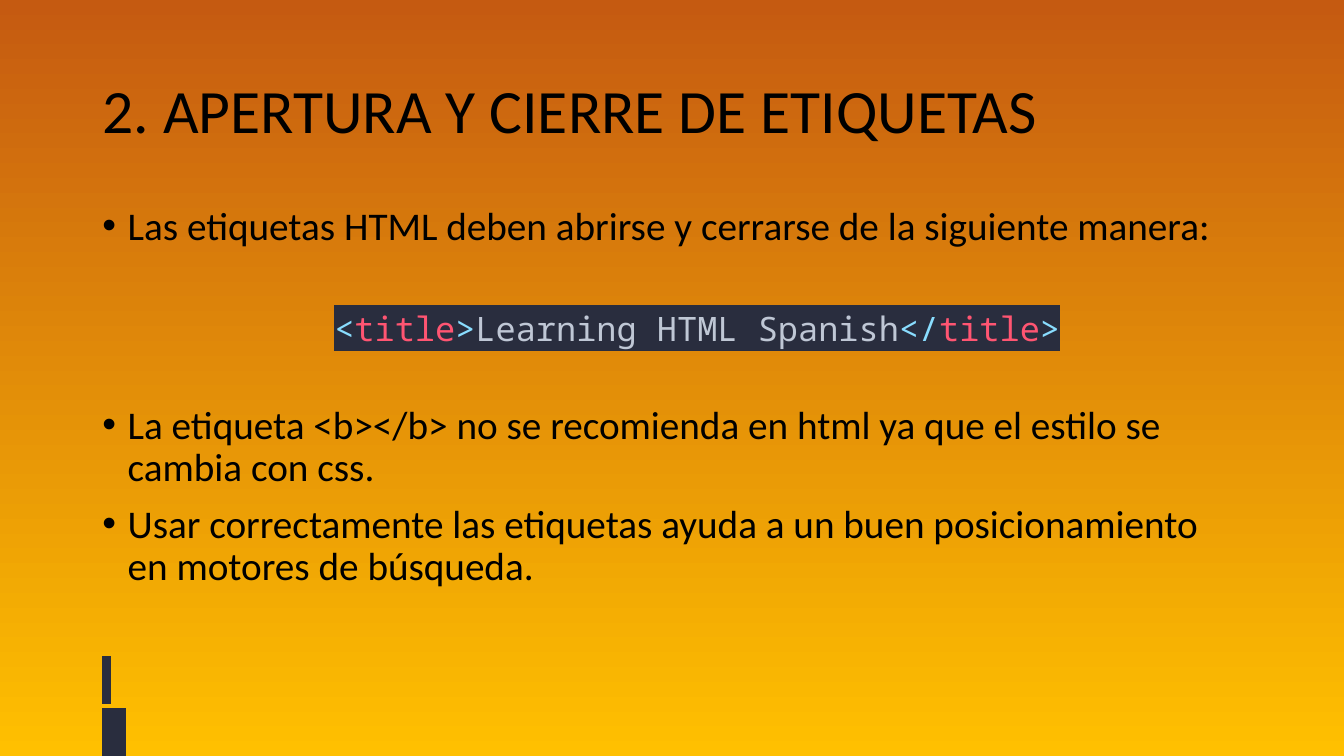
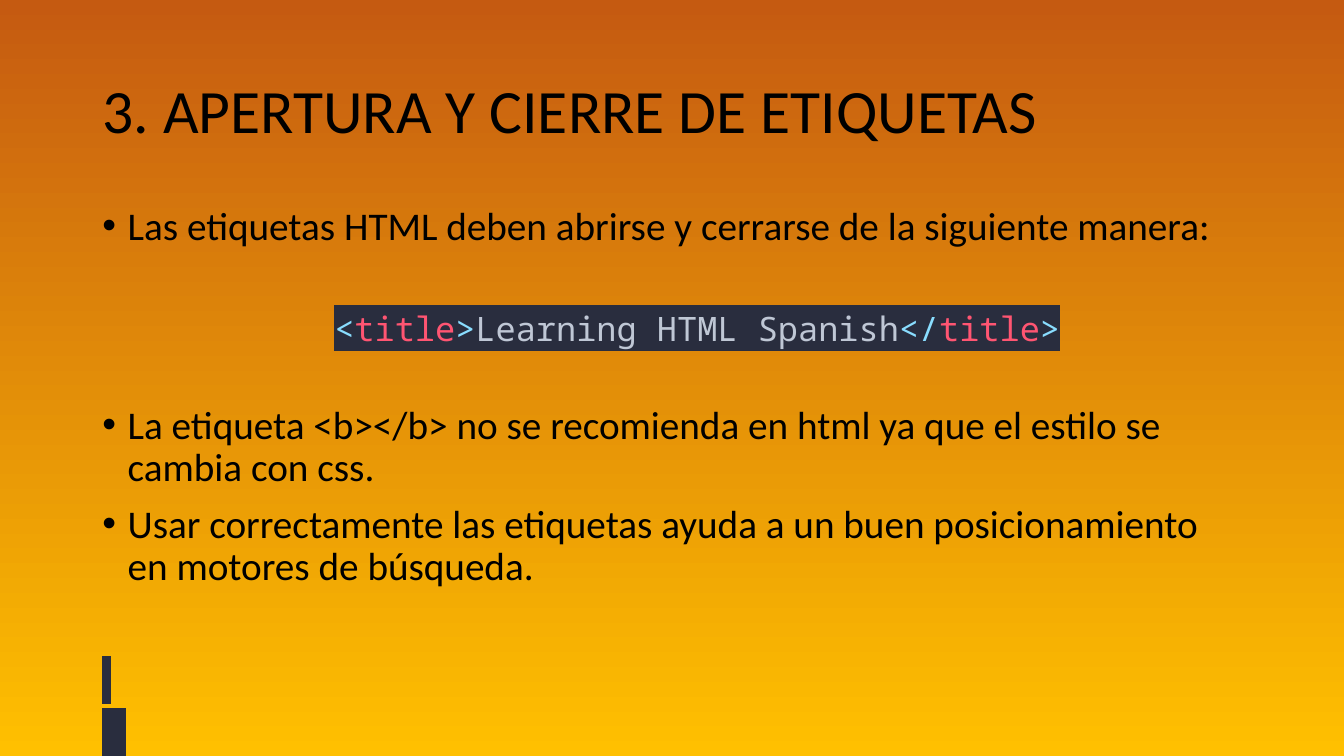
Before and after one commit to WalterDeRacagua/Curso-de-HTML-y-CSS, a slide deck: slide 6 of HTML/TEORIA/INTRODUCCIÓN HTML.odp. Drawn at 1344x756 pixels with LibreOffice and Linux fonts; fonts in the diff are those of the drawing. Boxes give left, top, right and bottom in pixels: in the first picture for what was removed or moved away, otherwise in the second. Text is boxed around its words. In the diff, an @@ line names an element or a change of style, - is before the commit and + after.

```diff
--- a/HTML/TEORIA/INTRODUCCIÓN HTML.odp
+++ b/HTML/TEORIA/INTRODUCCIÓN HTML.odp
@@ title at (102, 93, 1037, 141): text changed @@
-2. APERTURA Y CIERRE DE ETIQUETAS
+3. APERTURA Y CIERRE DE ETIQUETAS
```
Also in this commit, not shown: 8 other slides changed, 5 slides added.
